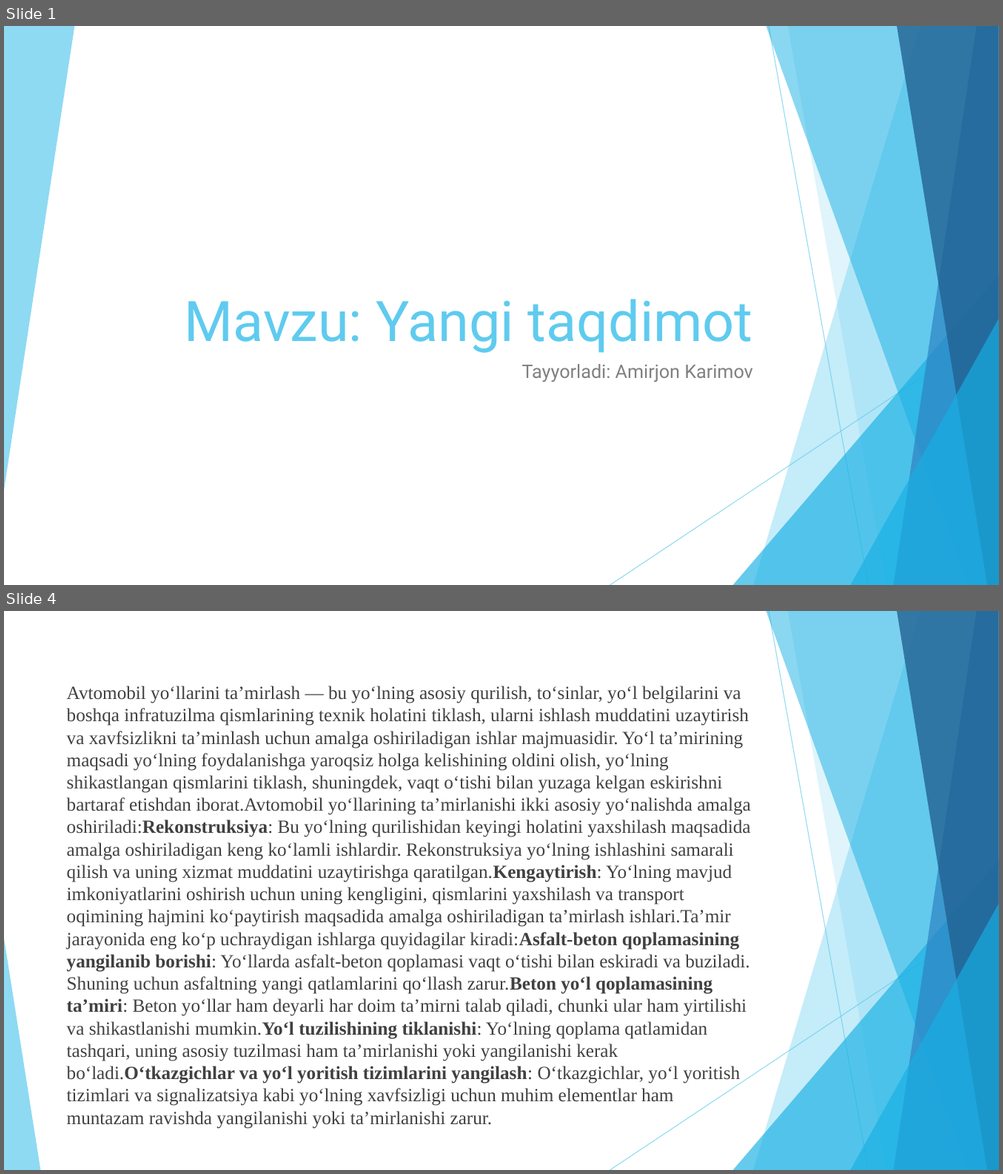
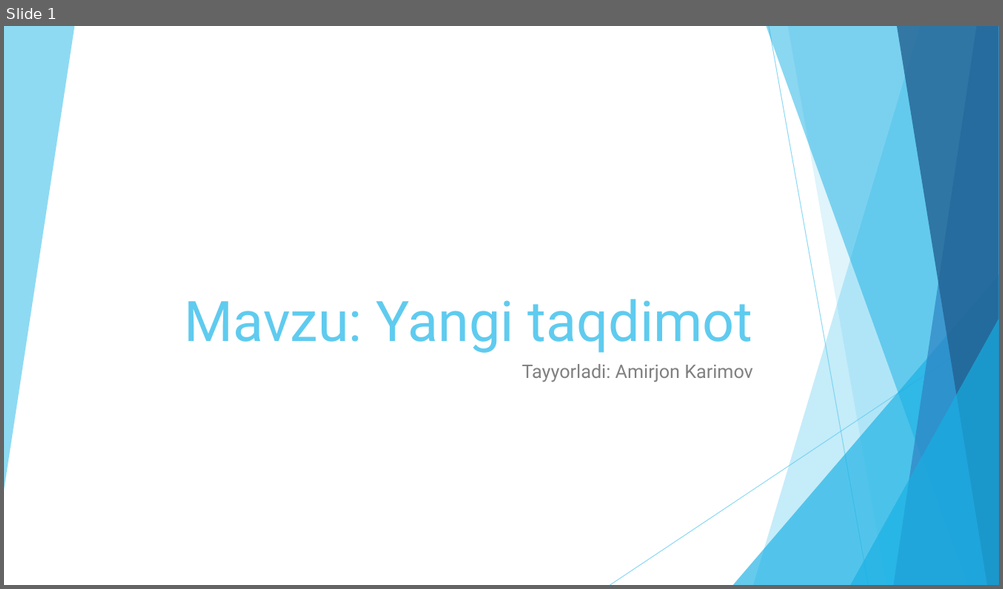
Before and after one commit to AmirjonKarimov2007/ai_bot, a slide deck: edited_shablon.pptx. Shown one above the other, each under a label of ours: slides 1 and 4 before the commit, slide 1 after it; the slides between them are not shown. The pictures are 1003x1174 and 1003x589 pixels, drawn with LibreOffice and Linux fonts; fonts in the diff are those of the drawing. Boxes give left, top, right and bottom in pixels: in the first picture for what was removed or moved away, otherwise in the second. Text is boxed around its words. In the diff, an @@ line names an element or a change of style, - is before the commit and + after.

```diff
--- a/edited_shablon.pptx
+++ b/edited_shablon.pptx
@@ slide 4 removed at [4, 611, 999, 1170], background #FFFFFF; not listed: 9 template elements that a slide beside it also shows @@
@@ text removed at [67, 686, 751, 1106] @@
-Avtomobil yo‘llarini ta’mirlash — bu yo‘lning asosiy qurilish, to‘sinlar, yo‘l belgilarini va boshqa infratuzilma qismlarining texnik holatini tiklash, ularni ishlash muddatini uzaytirish va xavfsizlikni ta’minlash uchun amalga oshiriladigan ishlar majmuasidir. Yo‘l ta’mirining maqsadi yo‘lning foydalanishga yaroqsiz holga kelishining oldini olish, yo‘lning shikastlangan qismlarini tiklash, shuningdek, vaqt o‘tishi bilan yuzaga kelgan eskirishni bartaraf etishdan iborat.Avtomobil yo‘llarining ta’mirlanishi ikki asosiy yo‘nalishda amalga oshiriladi:Rekonstruksiya: Bu yo‘lning qurilishidan keyingi holatini yaxshilash maqsadida amalga oshiriladigan keng ko‘lamli ishlardir. Rekonstruksiya yo‘lning ishlashini samarali qilish va uning xizmat muddatini uzaytirishga qaratilgan.Kengaytirish: Yo‘lning mavjud imkoniyatlarini oshirish uchun uning kengligini, qismlarini yaxshilash va transport oqimining hajmini ko‘paytirish maqsadida amalga oshiriladigan ta’mirlash ishlari.Ta’mir jarayonida eng ko‘p uchraydigan ishlarga quyidagilar kiradi:Asfalt-beton qoplamasining yangilanib borishi: Yo‘llarda asfalt-beton qoplamasi vaqt o‘tishi bilan eskiradi va buziladi. Shuning uchun asfaltning yangi qatlamlarini qo‘llash zarur.Beton yo‘l qoplamasining ta’miri: Beton yo‘llar ham deyarli har doim ta’mirni talab qiladi, chunki ular ham yirtilishi va shikastlanishi mumkin.Yo‘l tuzilishining tiklanishi: Yo‘lning qoplama qatlamidan tashqari, uning asosiy tuzilmasi ham ta’mirlanishi yoki yangilanishi kerak bo‘ladi.O‘tkazgichlar va yo‘l yoritish tizimlarini yangilash: O‘tkazgichlar, yo‘l yoritish tizimlari va signalizatsiya kabi yo‘lning xavfsizligi uchun muhim elementlar ham muntazam ravishda yangilanishi yoki ta’mirlanishi zarur.
@@ triangle removed at [4, 939, 40, 1170] @@
```
Also in this commit, not shown: 2 slides changed, 4 slides added, 8 other slides removed, 3 other files.
